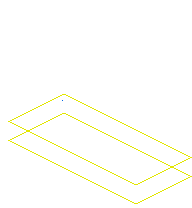
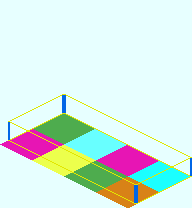
Revision of a layered 192 x 208 image; what changed, layer by layer:
added layer "Born" above "Base_Plate_2x3.png" over box(8, 95, 192, 204)
added layer "Base_Plate_2x3.png" over box(0, 0, 192, 208)
